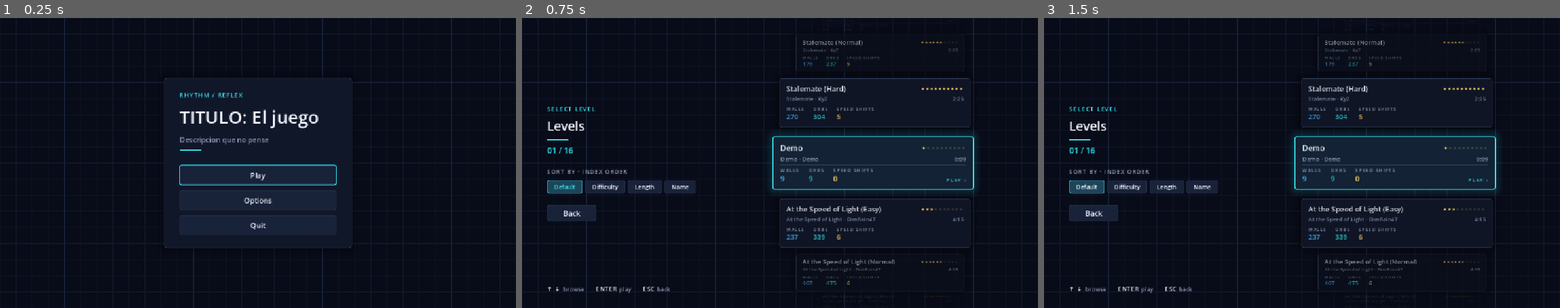
Above: before the commit, frames 1-3 (left to right).
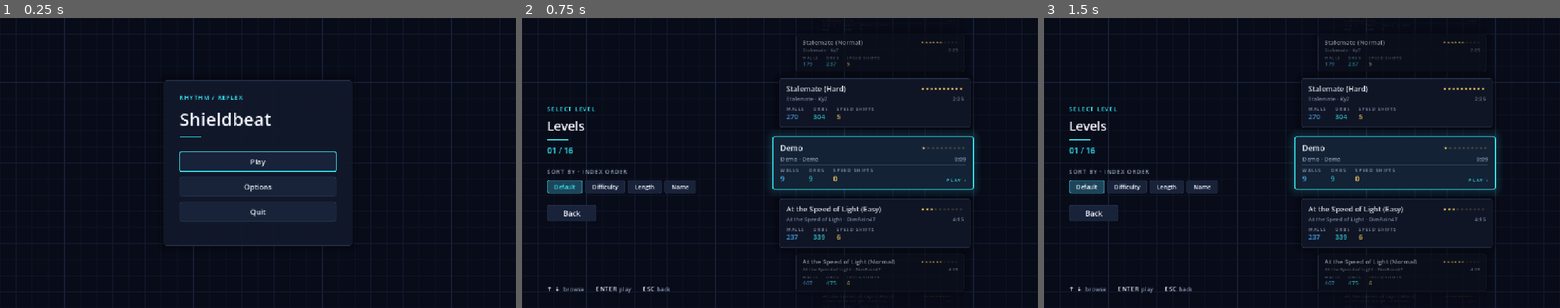
Above: after the commit, the same moments.

Repository: ftambler/godot-rythm-game
Game: Godot game, scene res://scenes/ui/Menu.tscn
Two runs of this game, one before a commit and one after it. Both use one fixed random seed, a clock stepped at 60 frames per second and the inputs below. Sound files missing from this copy of the repository are replaced by a short silence.
Inputs:
- Up to frame 1 (0.25 s): no input
- Up to frame 2 (0.75 s): click "Play" at 0.5 s
- Up to frame 3 (1.5 s): click "Default" at 1.25 s

The runs differ from the first frame. In frame 1, 2.8% of the frame differs, in the area x 31-69%, y 20-80%; in frame 2, nothing differs; in frame 3, nothing differs.

Commit message:
Small changes to main menu screen

Diff:
--- a/scenes/ui/Menu.tscn
+++ b/scenes/ui/Menu.tscn
@@ -13,7 +13,7 @@
 grow_vertical = 2
 script = ExtResource("1_menu")
 
-[node name="GridBackground" parent="." instance=ExtResource("3_grid")]
+[node name="GridBackground" parent="." unique_id=425570018 instance=ExtResource("3_grid")]
 
 [node name="MainPanel" type="PanelContainer" parent="." unique_id=361850791]
 layout_mode = 1
@@ -46,18 +46,13 @@
 
 [node name="Kicker" type="Label" parent="MainPanel/Content/Margin/Stack" unique_id=346630078]
 layout_mode = 2
+theme_type_variation = &"KickerLabel"
 text = "RHYTHM / REFLEX"
-theme_type_variation = &"KickerLabel"
 
 [node name="Title" type="Label" parent="MainPanel/Content/Margin/Stack" unique_id=1684216363]
 layout_mode = 2
-text = "TITULO: El juego"
 theme_type_variation = &"TitleLabel"
-
-[node name="Subtitle" type="Label" parent="MainPanel/Content/Margin/Stack" unique_id=1987082890]
-layout_mode = 2
-text = "Descripcion que no pense"
-theme_type_variation = &"MutedLabel"
+text = "Shieldbeat"
 
 [node name="Rule" type="Panel" parent="MainPanel/Content/Margin/Stack" unique_id=1036228446]
 custom_minimum_size = Vector2(48, 2)
